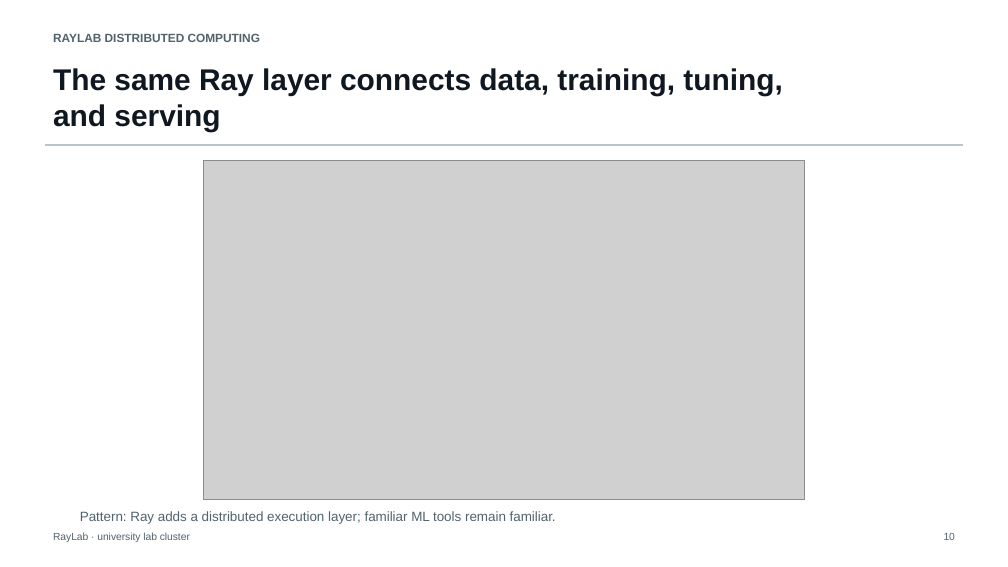
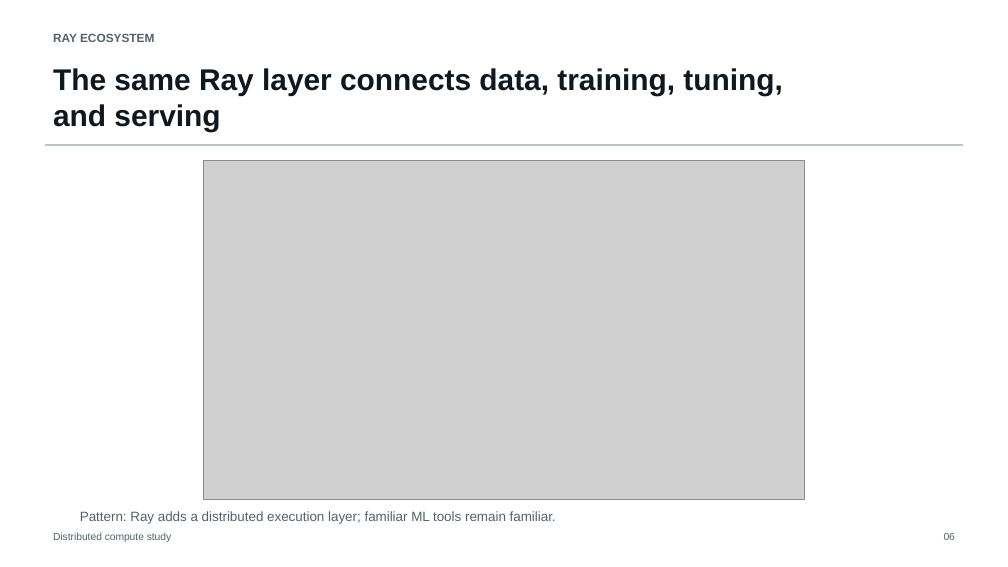
Before and after one commit to pianistprogrammer/RayLab, a slide deck: slide 6 of presentation/RayLab_Distributed_Computing_University_Talk.pptx. Drawn at 1008x567 pixels with LibreOffice and Linux fonts; fonts in the diff are those of the drawing; grey boxes stand for pictures. Boxes give left, top, right and bottom in pixels: in the first picture for what was removed or moved away, otherwise in the second. Text is boxed around its words. In the diff, an @@ line names an element or a change of style, - is before the commit and + after.

```diff
--- a/presentation/RayLab_Distributed_Computing_University_Talk.pptx
+++ b/presentation/RayLab_Distributed_Computing_University_Talk.pptx
@@ text at [53,34,154,42]: text changed @@
-RAYLAB DISTRIBUTED COMPUTING
+RAY ECOSYSTEM
@@ text at [53,532,171,542]: text changed @@
-RayLab · university lab cluster
+Distributed compute study
@@ text at [944,533,955,540]: text changed @@
-10
+06
```
Also in this commit, not shown: 9 other slides changed, 3 slides added, 34 other files.
